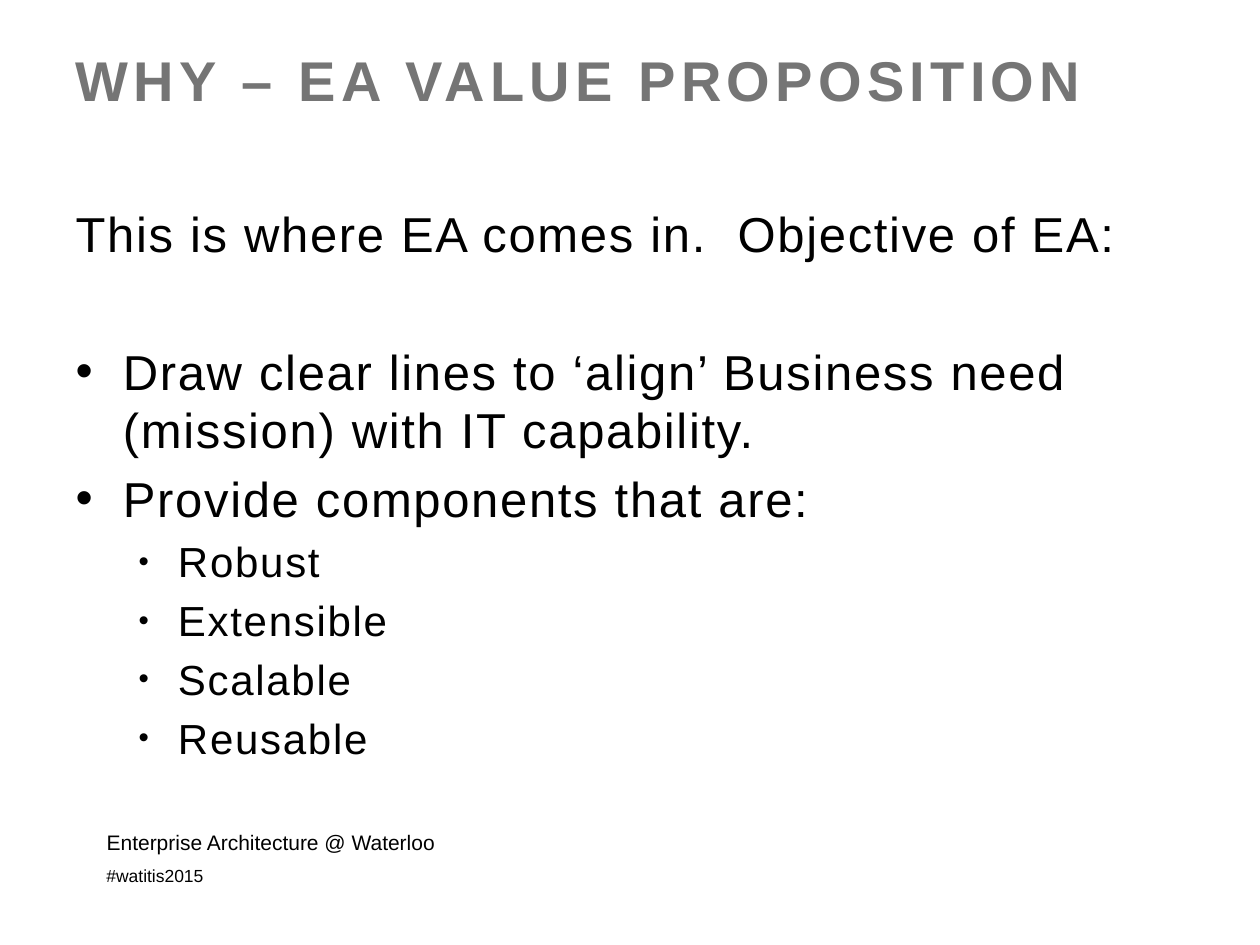
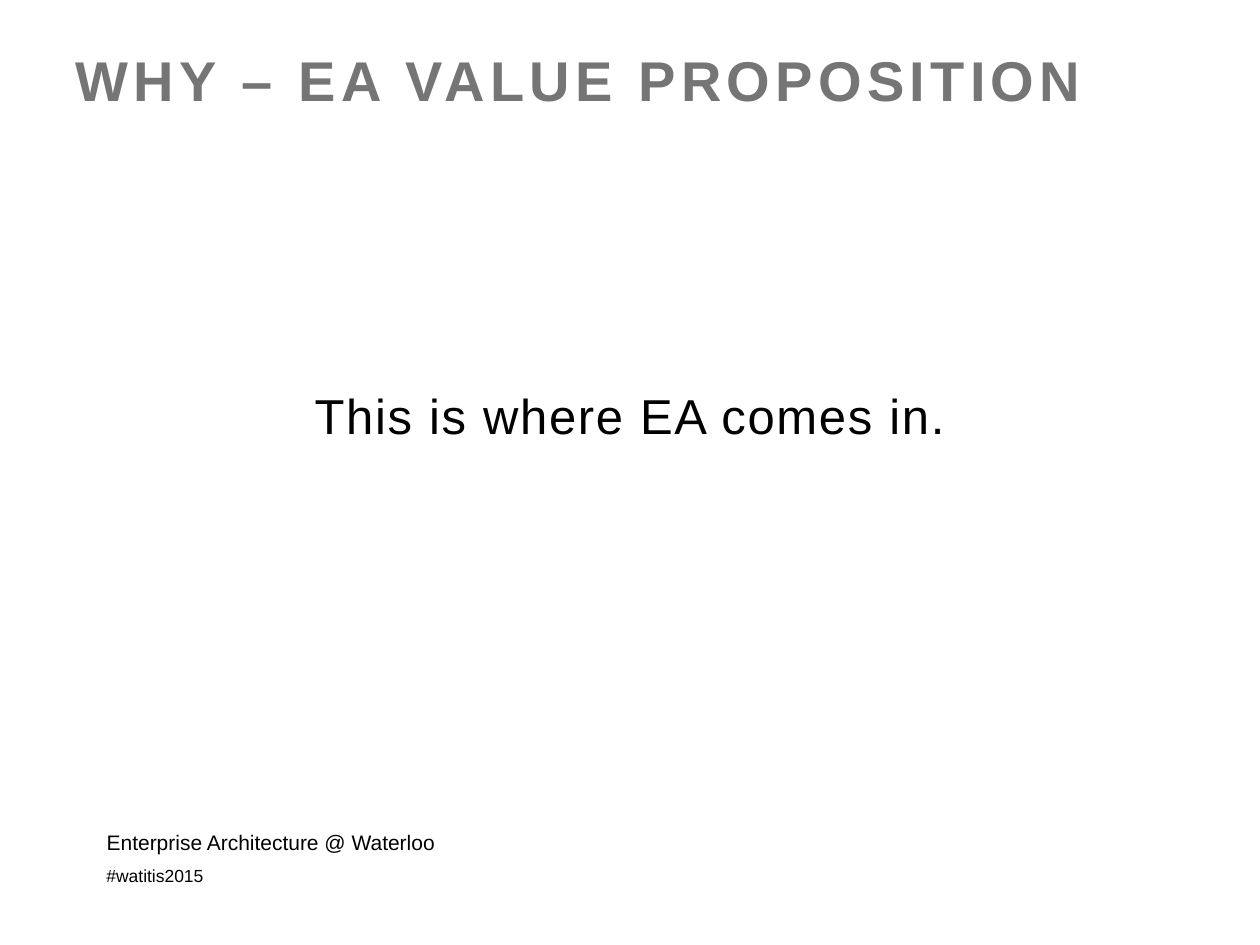
Before and after one commit to colinbellCA/presentation-istea-watitis2015, a slide deck: slide 12 of ISTEA-WatITis2015.pptx (slide 14 before the commit). Drawn at 1260x945 pixels with LibreOffice and Linux fonts; fonts in the diff are those of the drawing; background and template pictures are left out. Boxes give left, top, right and bottom in pixels: in the first picture for what was removed or moved away, otherwise in the second. Text is boxed around its words. In the diff, an @@ line names an element or a change of style, - is before the commit and + after.

```diff
--- a/ISTEA-WatITis2015.pptx
+++ b/ISTEA-WatITis2015.pptx
@@ text at [315,398,944,435]: text changed @@
-This is where EA comes in. Objective of EA:
-• Draw clear lines to ‘align’ Business need (mission) with IT capability.
-• Provide components that are:
-  • Robust
-  • Extensible
-  • Scalable
-  • Reusable
+This is where EA comes in.
```
Also in this commit, not shown: 8 other slides changed, 4 slides added, 3 slides removed, 3 other files.
